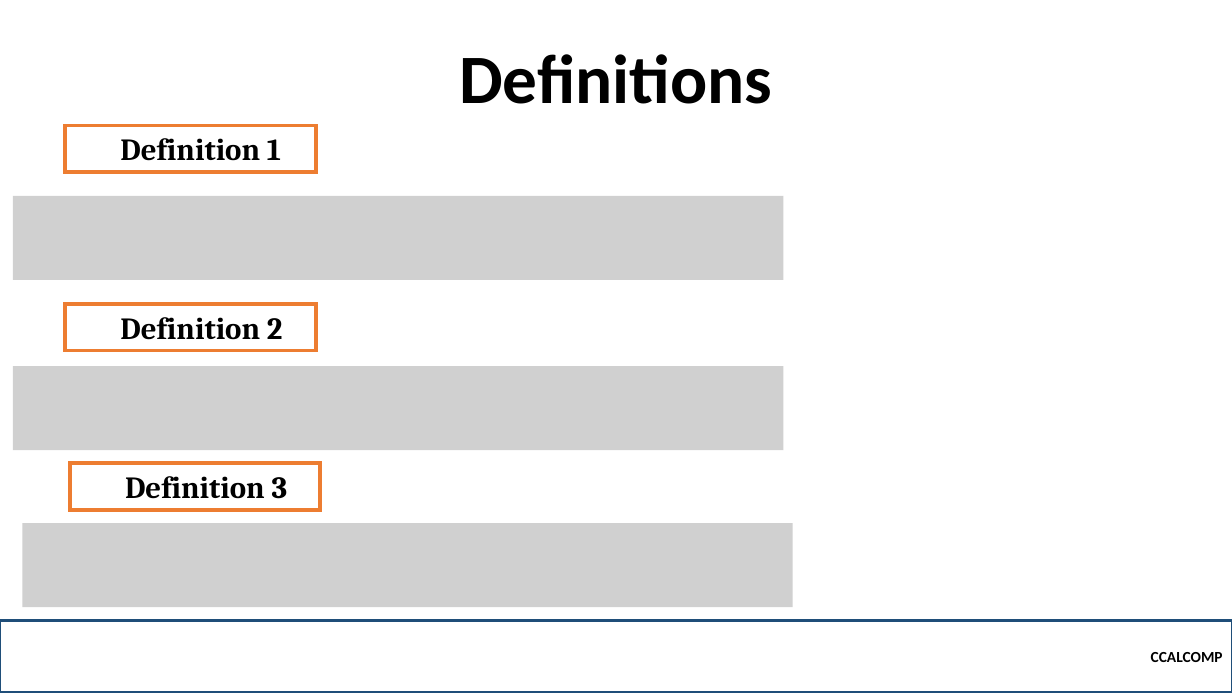
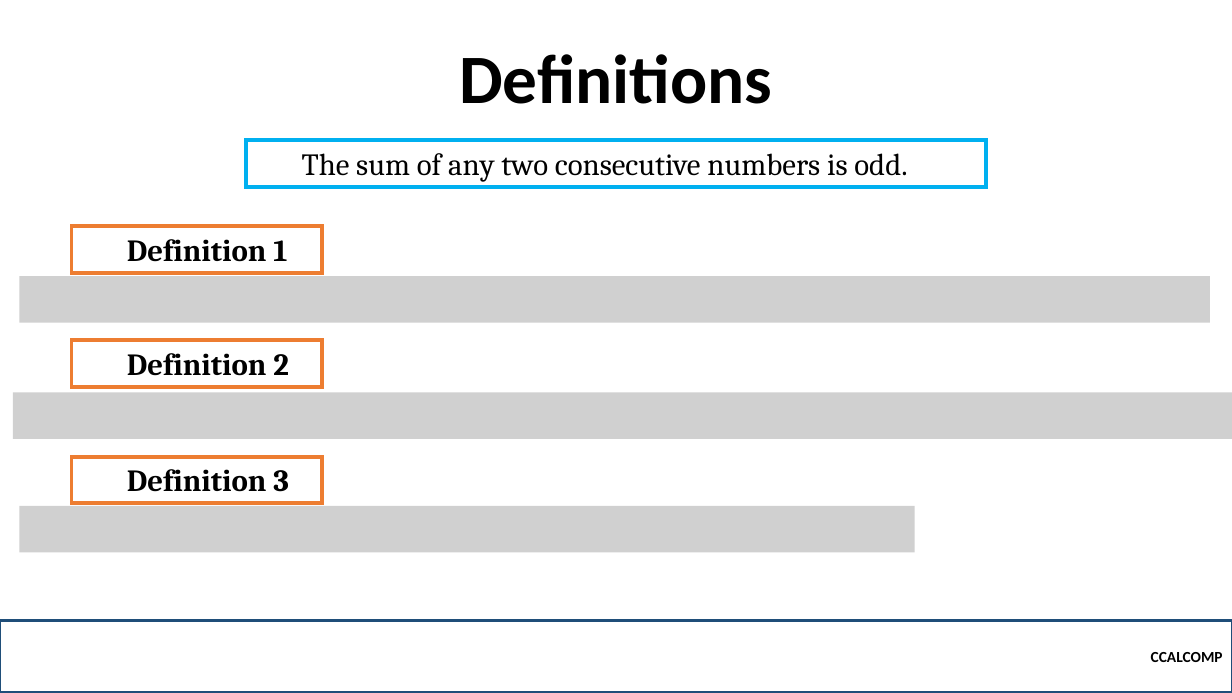
Before and after one commit to robitussin/CCALCOMP, a slide deck: slide 8 of Week 3 - Proofs/Proofs.pptx (slide 9 before the commit). Drawn at 1232x693 pixels with LibreOffice and Linux fonts; fonts in the diff are those of the drawing; grey boxes stand for pictures; background and template pictures are left out. Boxes give left, top, right and bottom in pixels: in the first picture for what was removed or moved away, otherwise in the second. Text is boxed around its words. In the diff, an @@ line names an element or a change of style, - is before the commit and + after.

```diff
--- a/Week 3 - Proofs/Proofs.pptx
+++ b/Week 3 - Proofs/Proofs.pptx
@@ rectangle added at box(247, 140, 986, 187), fill #FFFFFF, outline #00B0F0 3 pt, 24 pt, text #000000 @@
+  The sum of any two consecutive numbers is odd.
@@ picture removed at box(13, 196, 784, 280) @@
@@ rectangle "Definition 1": place and size @@
-rectangle "Definition 1" at box(65, 126, 315, 172)
+rectangle "Definition 1" at box(71, 226, 322, 273)
@@ picture added at box(19, 276, 1210, 323) @@
@@ rectangle "Definition 2": place and size @@
-rectangle "Definition 2" at box(65, 304, 315, 350)
+rectangle "Definition 2" at box(71, 340, 322, 386)
@@ picture: place and size @@
-picture at box(13, 366, 784, 450)
+picture at box(13, 393, 1232, 439)
@@ rectangle "Definition 3": place and size @@
-rectangle "Definition 3" at box(70, 463, 321, 509)
+rectangle "Definition 3" at box(71, 457, 322, 503)
@@ picture: place and size @@
-picture at box(22, 523, 793, 607)
+picture at box(19, 506, 915, 552)
```
Also in this commit, not shown: 6 other slides changed, 5 slides added, 1 slide removed.
